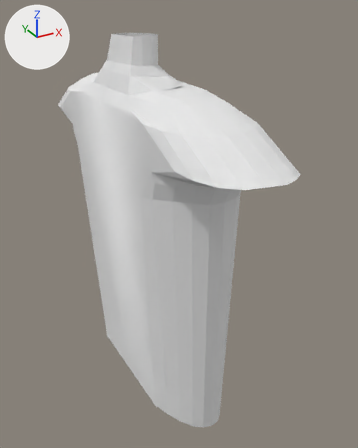
A saved change to the Blender file assets/models/neck.blend.
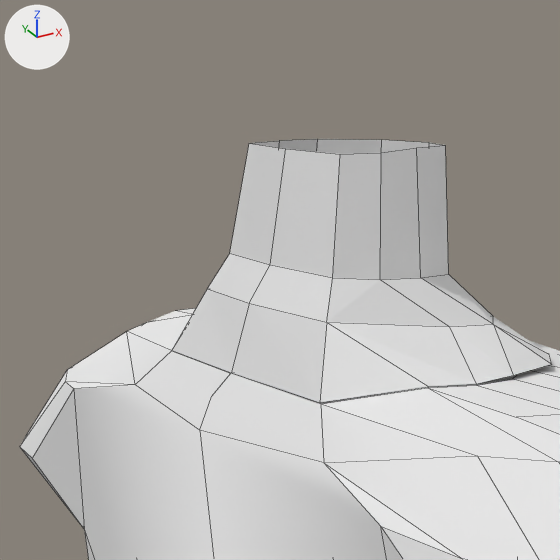
Each version appears first whole from a 50 mm camera at (-1.56, -3.361, 3.051) aimed at (0.204, -0.153, 1.447), and next in a close-up on the part from 15% to 52% of the width and 0% to 29% of the height. Lighting does not change. The marker at upper left points along +X, +Y and +Z. The close-ups show mesh edges as thin lines.

Script lines for the objects in view, before the commit:
```python
me_cylinder = bpy.data.meshes.new('Cylinder')
me_cylinder.from_pydata(...)  # 208 vertices, 190 faces; spans x -0.33..0.31, y -1.45..1.07, z -1.56..1.56
me_cylinder.materials.append(mat_none)  # white #e7e7e7
me_plane = bpy.data.meshes.new('Plane')
me_plane.from_pydata(...)  # 45 vertices, 33 faces, 1 loose edge; spans x -2.93..4.04, y -9.18..1.79, z -0.04..0.31
ob_cylinder = bpy.data.objects.new('Cylinder', me_cylinder)
ob_cylinder.location = (0.0, 0.0, 1.5)
ob_cylinder.rotation_euler = (1.571, -0.0173, 0.0)  # degrees (90, -1, 0)
ob_plane = bpy.data.objects.new('Plane', me_plane)
ob_plane.location = (-0.08, 0.341, 2.57)
ob_plane.scale = (0.0692, 0.0923, 1.0)
```
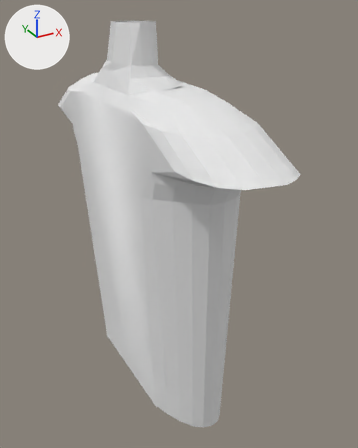
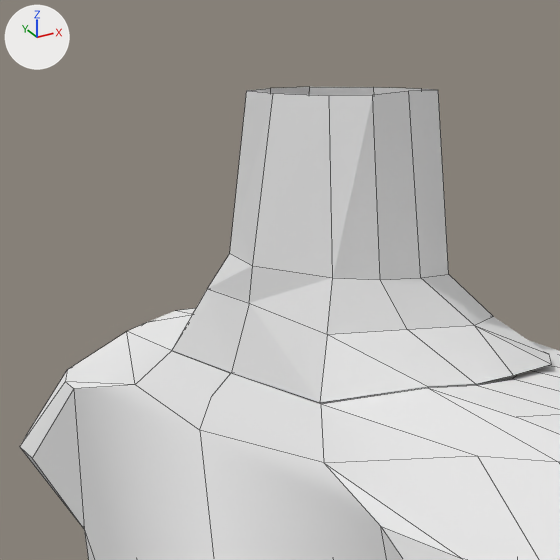
Commit message: finish neck

The change, as a diff of the scene's bpy script:
```diff
--- a/assets/models/neck.blend.py
+++ b/assets/models/neck.blend.py
@@ me_plane @@
 # used by ob_plane; location = (-0.08, 0.341, 2.57); scale = (0.0692, 0.0923, 1.0)
-me_plane.from_pydata(...)  # 45 vertices, 33 faces, 1 loose edge; spans x -2.93..4.04, y -9.18..1.79, z -0.04..0.31
+me_plane.from_pydata(...)  # 48 vertices, 35 faces, 1 loose edge; spans x -2.93..4.04, y -9.18..1.79, z -0.04..0.39
+# me_plane part 1
+# 4 faces are deleted
+# 3 vertices in x -0.28..1.92, y -5.9..-1.57, z 0.3..0.31 move by (-0.16, 0.0, 0.08)
+# 11 vertices move from x -2.14..2.32, y -6.88..-1.67, z 0.05..0.3 to x -2.33..2.16, y -6.88..-1.67, z 0.05..0.39
+# 3 vertices are added at (-1.48, 0.85, 0.01), (-0.77, -0.41, 0.05), (-0.55, 0.8, 0.01)
+# 6 new faces join them
```

Pixel boxes (x1, y1, x2, y2) of what changed, in the close-ups (560 x 560 px; the box of a moved part takes in the faces that stretch with it):
'Plane', reshaped (20% taller): before (172, 139, 551, 403); after (172, 87, 551, 403)
part 1 of me_plane, moved or reshaped: before (207, 139, 551, 398); after (207, 87, 551, 398)
